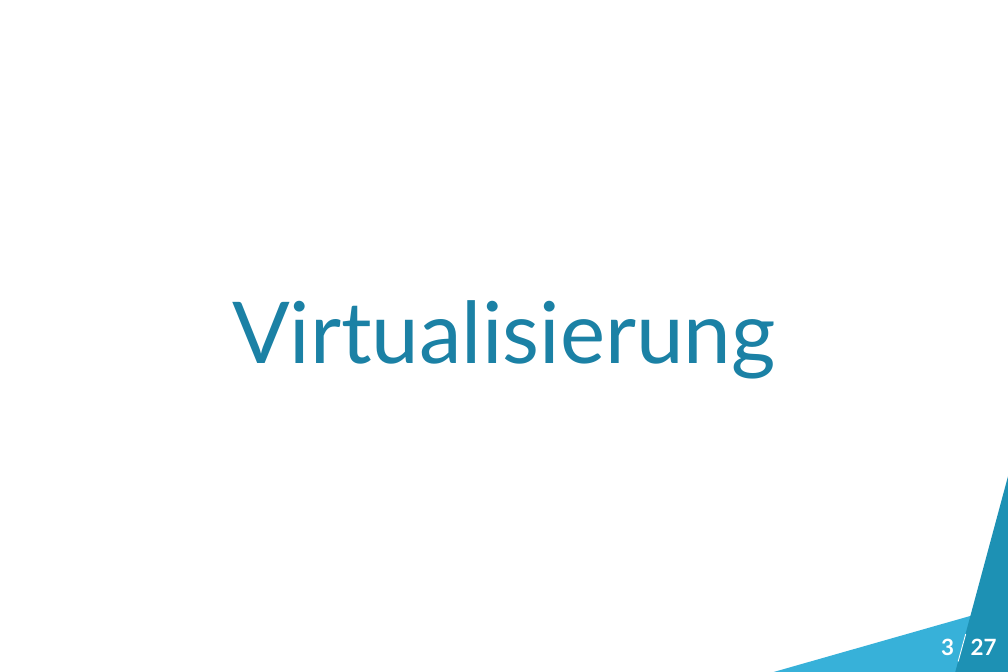
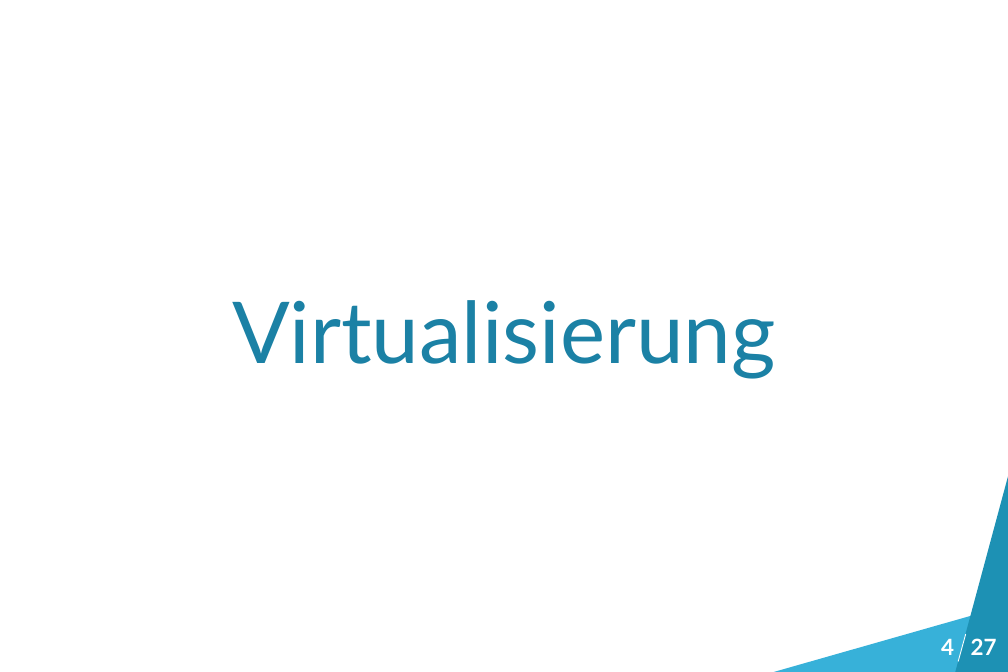
Before and after one commit to bemayr/talk.intro-to-docker, a slide deck: slide 5 of slides.pptx (slide 4 before the commit). Drawn at 1008x672 pixels with LibreOffice and Linux fonts; fonts in the diff are those of the drawing. Boxes give left, top, right and bottom in pixels: in the first picture for what was removed or moved away, otherwise in the second. Text is boxed around its words. In the diff, an @@ line names an element or a change of style, - is before the commit and + after.

```diff
--- a/slides.pptx
+++ b/slides.pptx
@@ text at (941, 638, 954, 655): text changed @@
-3
+4
```
Also in this commit, not shown: 22 other slides changed, 1 slide added, 1 slide removed.
